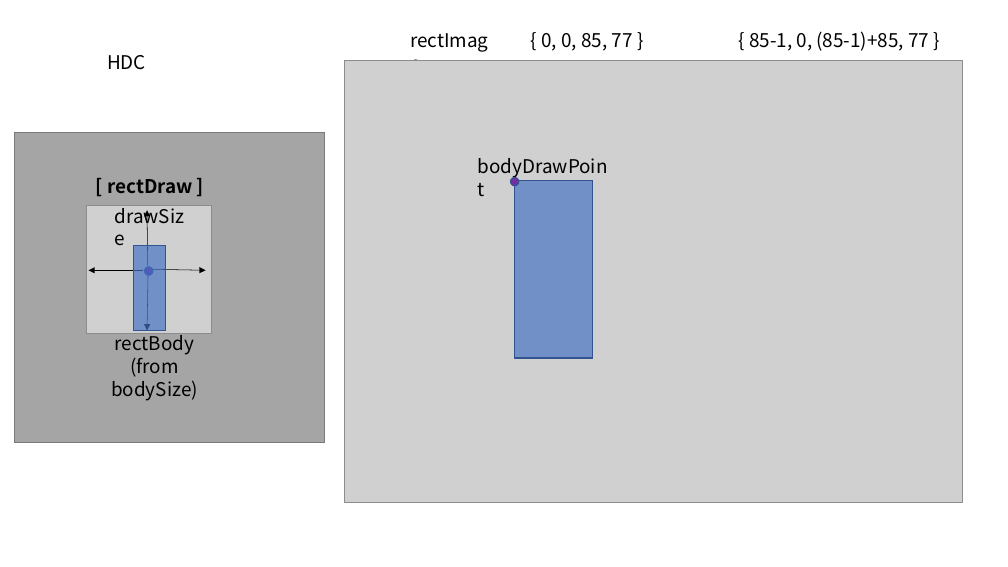
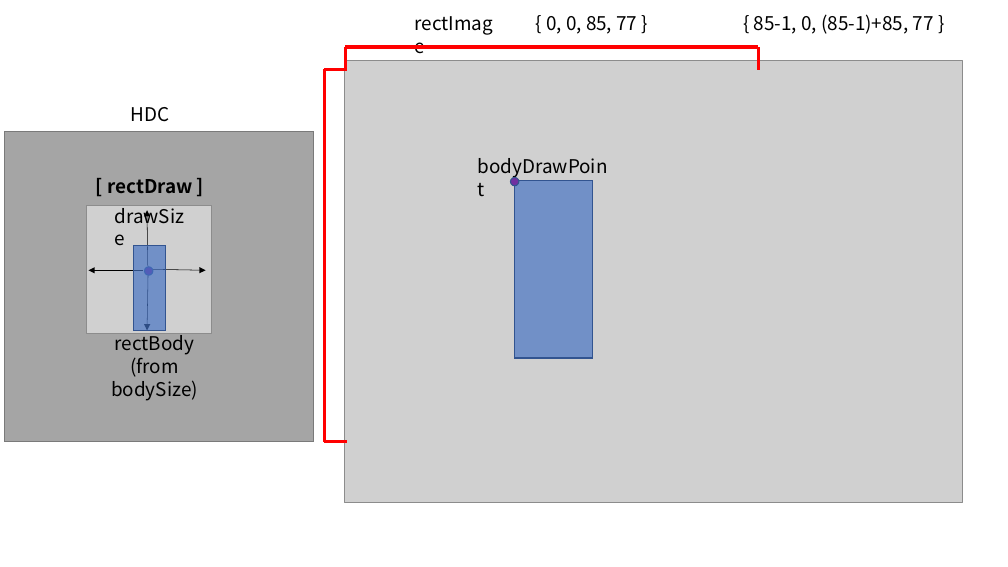
Before and after one commit to SaintPingu/WP-TermProject, a slide deck: slide 1 of Sprites/이미지 세팅.pptx. Drawn at 1008x567 pixels with LibreOffice and Linux fonts; fonts in the diff are those of the drawing; grey boxes stand for pictures. Boxes give left, top, right and bottom in pixels: in the first picture for what was removed or moved away, otherwise in the second. Text is boxed around its words. In the diff, an @@ line names an element or a change of style, - is before the commit and + after.

```diff
--- a/Sprites/이미지 세팅.pptx
+++ b/Sprites/이미지 세팅.pptx
@@ 3 texts: place and size @@
-3 texts at bbox=[403, 25, 929, 55]
+3 texts at bbox=[408, 8, 934, 38]
@@ line added from (758, 47) to (345, 47), #FF0000 3 pt @@
@@ line added from (346, 47) to (346, 70), #FF0000 3 pt @@
@@ line added from (758, 48) to (758, 70), #FF0000 3 pt @@
@@ line added from (324, 70) to (347, 70), #FF0000 3 pt @@
@@ line added from (324, 70) to (324, 442), #FF0000 3 pt @@
@@ text "HDC": place and size @@
-text "HDC" at bbox=[107, 55, 146, 70]
+text "HDC" at bbox=[131, 107, 170, 122]
@@ rectangle: place and size @@
-rectangle at bbox=[14, 132, 324, 442]
+rectangle at bbox=[4, 132, 314, 442]
@@ line added from (324, 442) to (346, 442), #FF0000 3 pt @@
```
Also in this commit, not shown: 15 other files.
